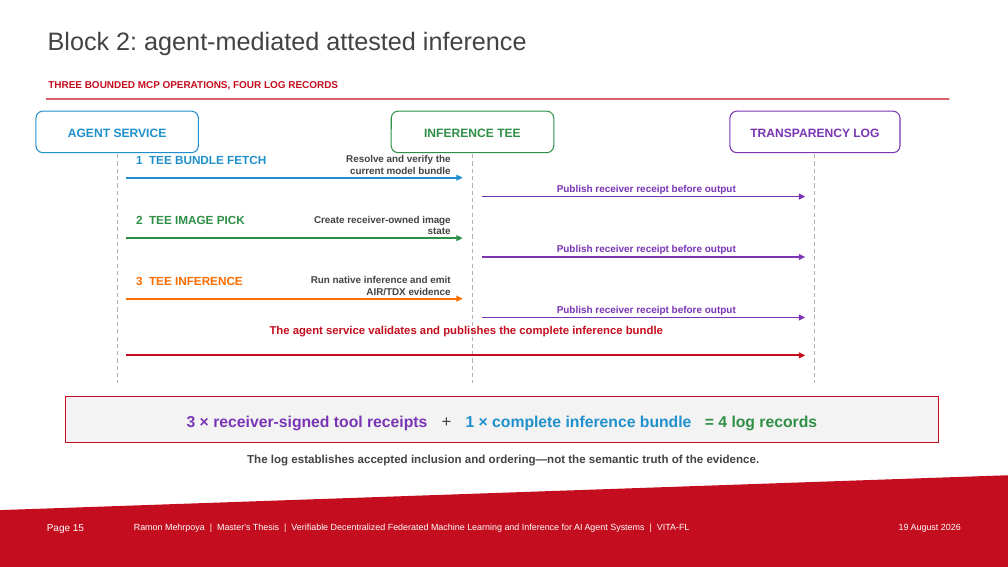
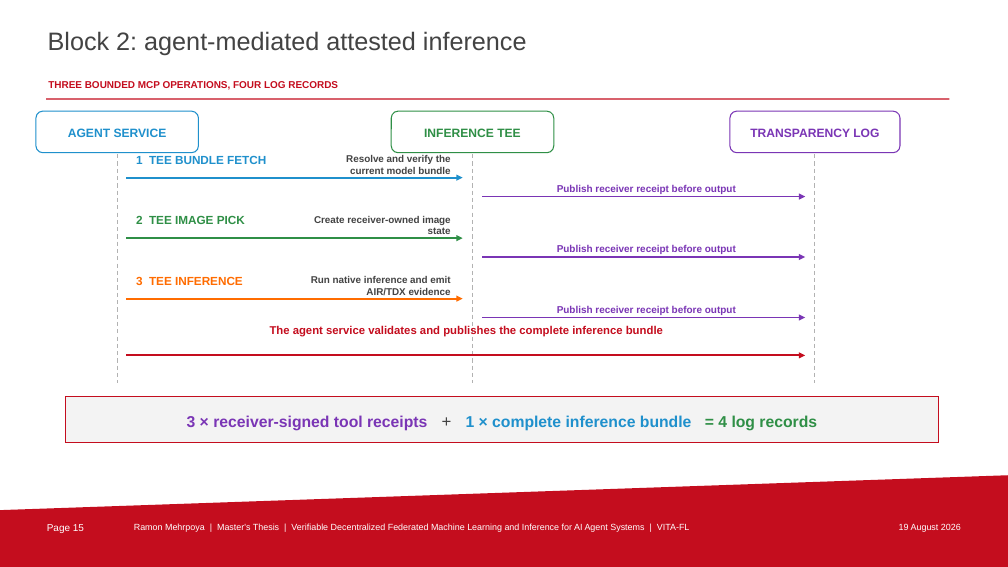
Before and after one commit to uZhW8Rgl/presentation, a slide deck: slide 15 of VITA-FL_Thesis_Presentation_TU_Berlin.pptx. Drawn at 1008x567 pixels with LibreOffice and Linux fonts; fonts in the diff are those of the drawing; background and template pictures are left out. Boxes give left, top, right and bottom in pixels: in the first picture for what was removed or moved away, otherwise in the second. Text is boxed around its words. In the diff, an @@ line names an element or a change of style, - is before the commit and + after.

```diff
--- a/VITA-FL_Thesis_Presentation_TU_Berlin.pptx
+++ b/VITA-FL_Thesis_Presentation_TU_Berlin.pptx
@@ text removed at <box>247,454,760,466</box> @@
-The log establishes accepted inclusion and ordering—not the semantic truth of the evidence.
```
Also in this commit, not shown: 28 other slides changed, 6 slides added, 5 slides removed, 43 other files.
